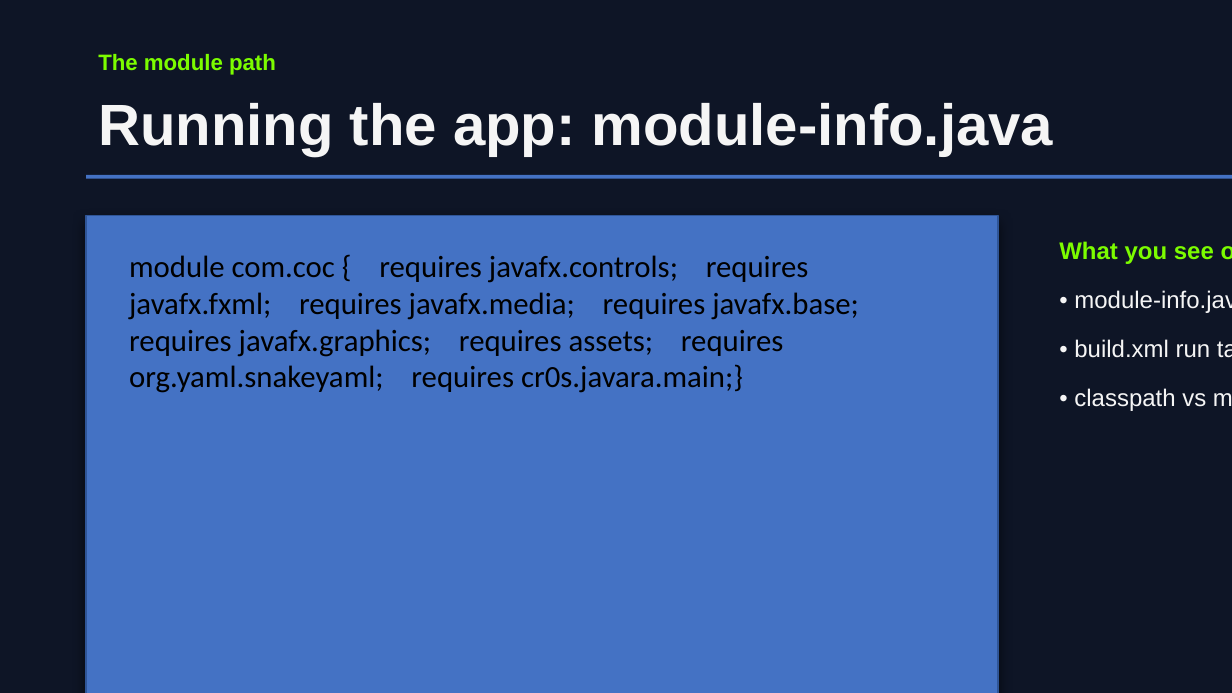
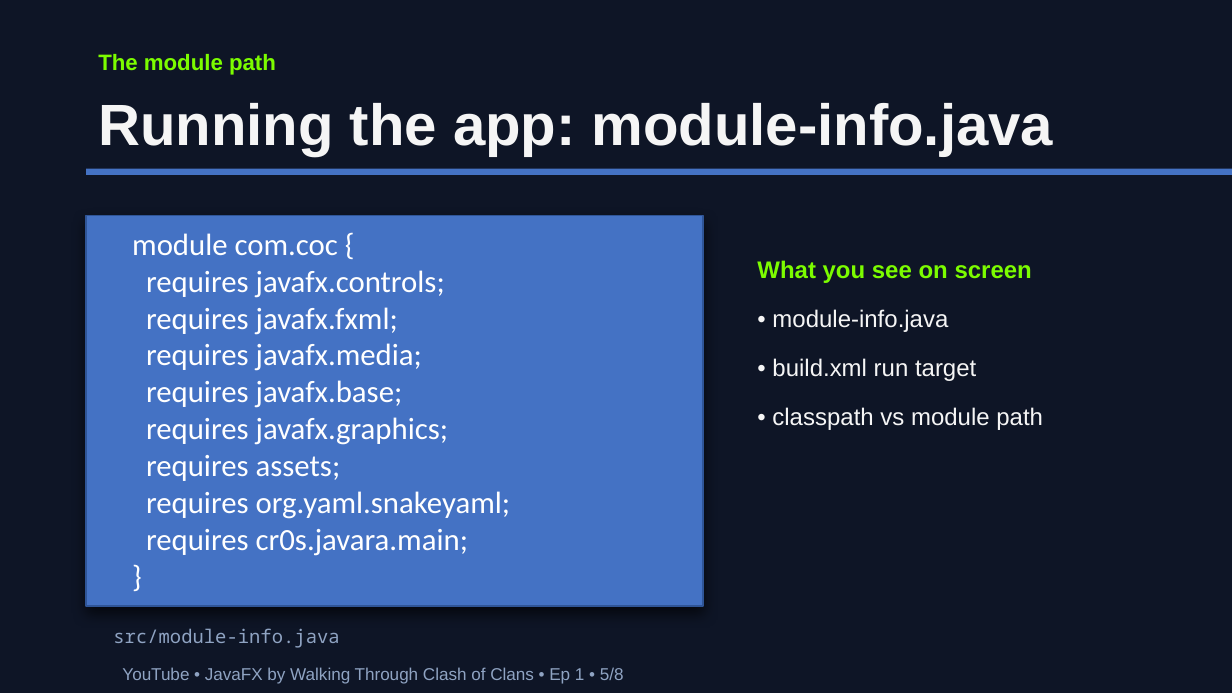
Before and after one commit to sPyOpenSource/applications, a slide deck: slide 5 of COC/docs/Ep1-This-App-Skips-Login-Screen.odp. Drawn at 1232x693 pixels with LibreOffice and Linux fonts; fonts in the diff are those of the drawing. Boxes give left, top, right and bottom in pixels: in the first picture for what was removed or moved away, otherwise in the second. Text is boxed around its words. In the diff, an @@ line names an element or a change of style, - is before the commit and + after.

```diff
--- a/COC/docs/Ep1-This-App-Skips-Login-Screen.odp
+++ b/COC/docs/Ep1-This-App-Skips-Login-Screen.odp
@@ rectangle: place and size @@
-rectangle at (86,175,1232,179)
+rectangle at (86,169,1232,175)
@@ rectangle at (86,169,1232,175): mirrored @@
@@ rectangle: place and size @@
-rectangle at (86,216,998,693)
+rectangle at (86,216,703,606)
@@ text at (132,233,510,556): text changed; text colour #000000 to #FFFFFF @@
-module com.coc { requires javafx.controls; requires javafx.fxml; requires javafx.media; requires javafx.base; requires javafx.graphics; requires assets; requires org.yaml.snakeyaml; requires cr0s.javara.main;}
+module com.coc {
+requires javafx.controls;
+requires javafx.fxml;
+requires javafx.media;
+requires javafx.base;
+requires javafx.graphics;
+requires assets;
+requires org.yaml.snakeyaml;
+requires cr0s.javara.main;
+}
@@ 4 texts: place and size @@
-4 texts at (592,103,1214,411)
+4 texts at (757,260,1043,430)
@@ text added at (113,628,339,648), 11 pt, text #8FA3C2 @@
+src/module-info.java
@@ text added at (122,667,624,684), 10 pt, text #8FA3C2 @@
+YouTube • JavaFX by Walking Through Clash of Clans • Ep 1 • 5/8
```
Also in this commit, not shown: 7 other slides changed, 3 other files.
